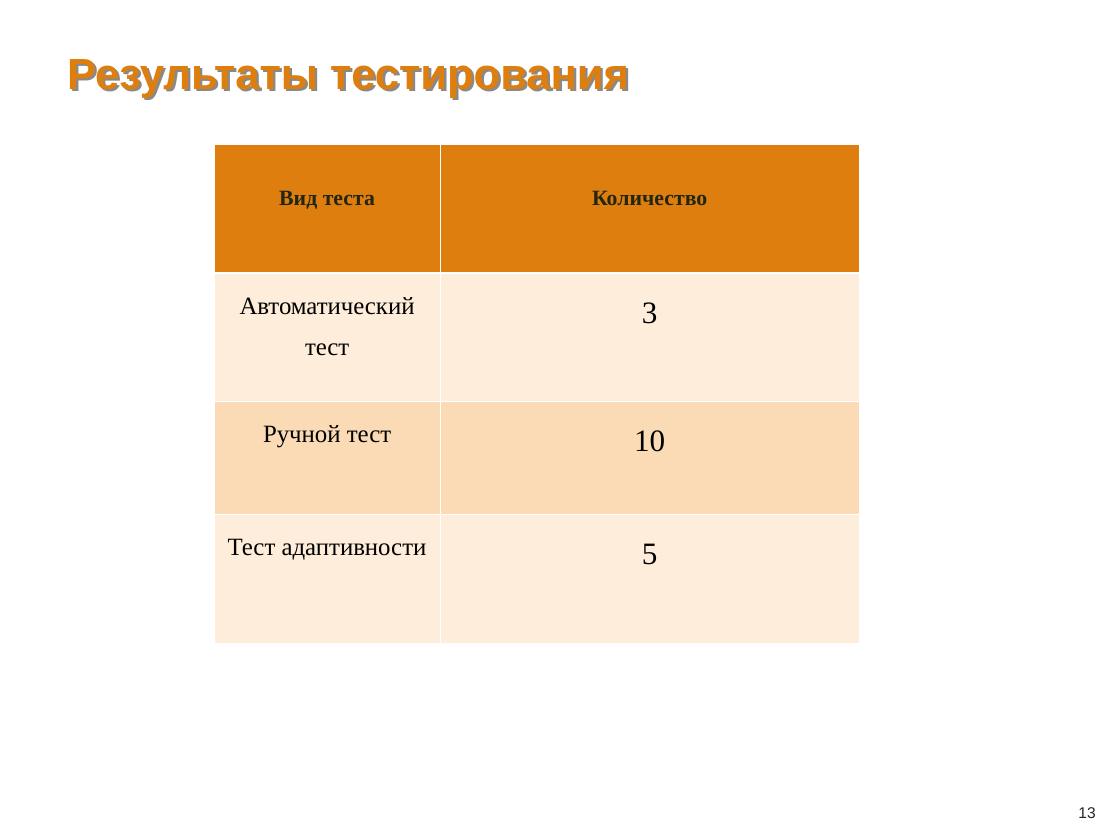
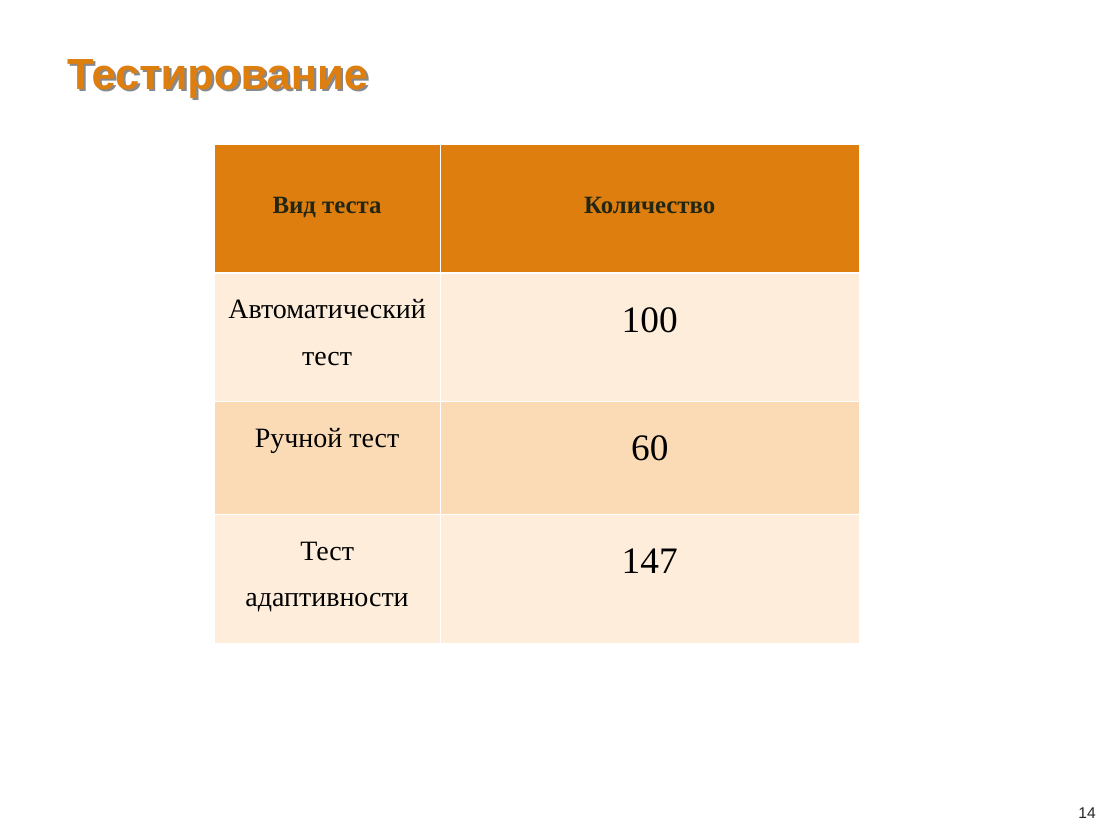
Before and after one commit to kradunches/ari-metiostation, a slide deck: slide 14 of doc/Презентация.ppt (slide 13 before the commit). Drawn at 1120x840 pixels with LibreOffice and Linux fonts; fonts in the diff are those of the drawing; background and template pictures are left out. Boxes give left, top, right and bottom in pixels: in the first picture for what was removed or moved away, otherwise in the second. Text is boxed around its words. In the diff, an @@ line names an element or a change of style, - is before the commit and + after.

```diff
--- a/doc/Презентация.ppt
+++ b/doc/Презентация.ppt
@@ title at (x1=67, y1=59, x2=368, y2=98): text changed @@
-Результаты тестирования
+Тестирование
@@ table at (x1=214, y1=144, x2=859, y2=643) @@
-row 2, column 2: 3
+row 2, column 2: 100
-row 3, column 2: 10
+row 3, column 2: 60
-row 4, column 2: 5
+row 4, column 2: 147
@@ size 14 to 16 pt in "Вид теста", "Количество" @@
@@ size 16 to 18 pt in "Автоматический тест", "Ручной тест", "Тест адаптивности" @@
@@ page number at (x1=1078, y1=807, x2=1095, y2=818): text changed @@
-13
+14
```
Also in this commit, not shown: 4 other slides changed, 4 slides added, 3 slides removed, 3 other files.
